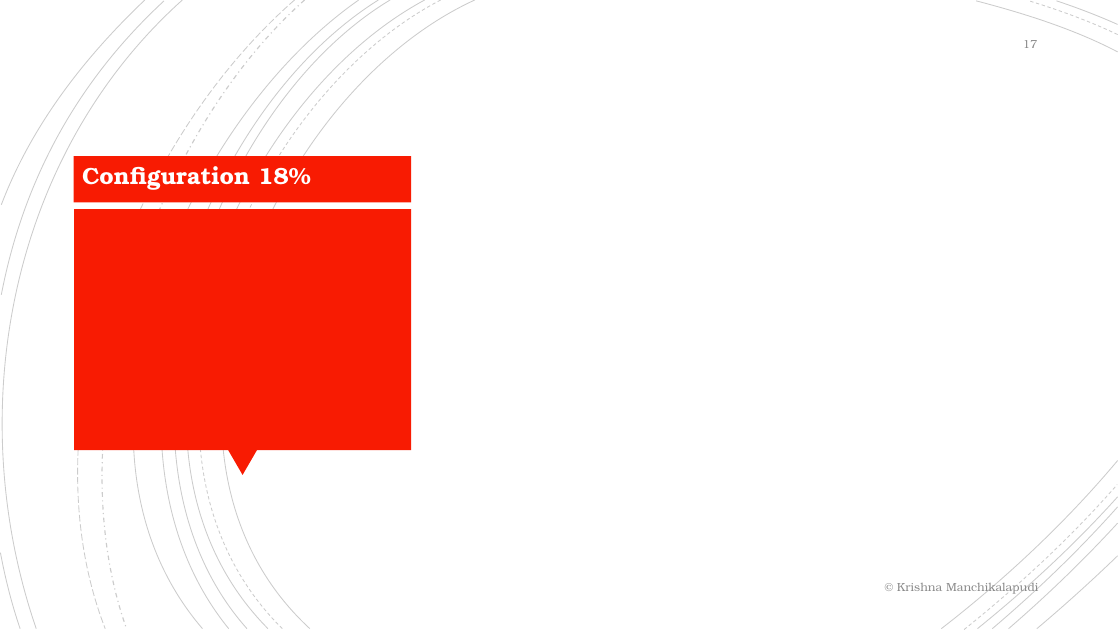
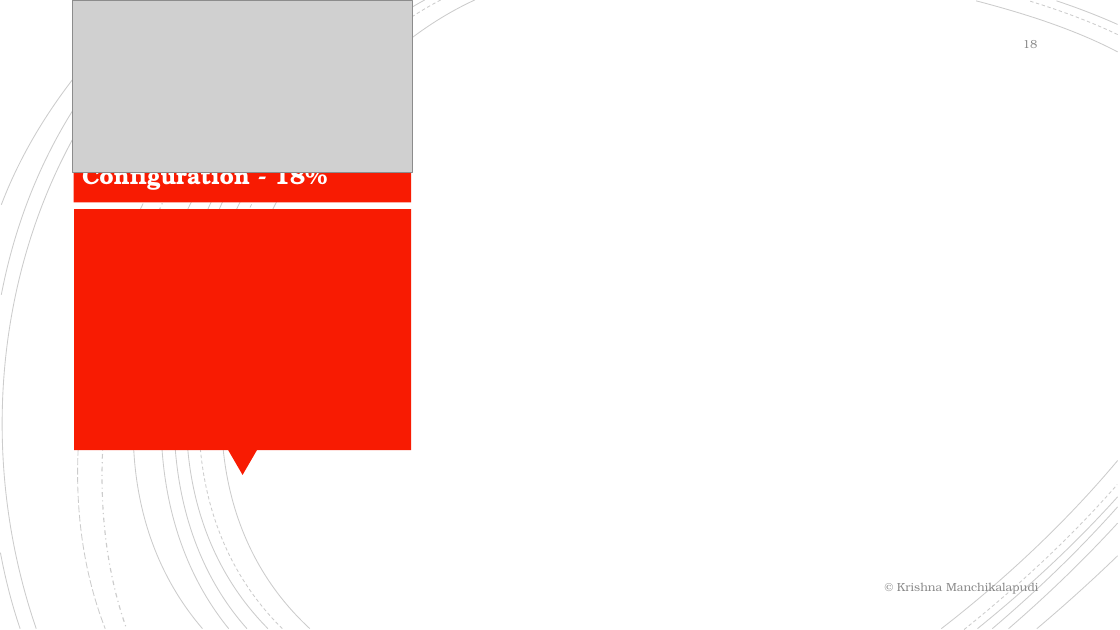
Before and after one commit to krishnamanchikalapudi/developer.info, a slide deck: slide 18 of CKAD-CertifiedKubernetesApplicationDeveloper/training.pptx (slide 17 before the commit). Drawn at 1120x630 pixels with LibreOffice and Linux fonts; fonts in the diff are those of the drawing; grey boxes stand for pictures. Boxes give left, top, right and bottom in pixels: in the first picture for what was removed or moved away, otherwise in the second. Text is boxed around its words. In the diff, an @@ line names an element or a change of style, - is before the commit and + after.

```diff
--- a/CKAD-CertifiedKubernetesApplicationDeveloper/training.pptx
+++ b/CKAD-CertifiedKubernetesApplicationDeveloper/training.pptx
@@ picture added at [73, 0, 413, 172] @@
@@ page number at [1023, 40, 1037, 48]: text changed @@
-17
+18
@@ text at [82, 172, 327, 190]: text changed @@
-Configuration 18%
+Configuration - 18%
```
Also in this commit, not shown: 26 other slides changed, 8 slides added, 10 other files.
